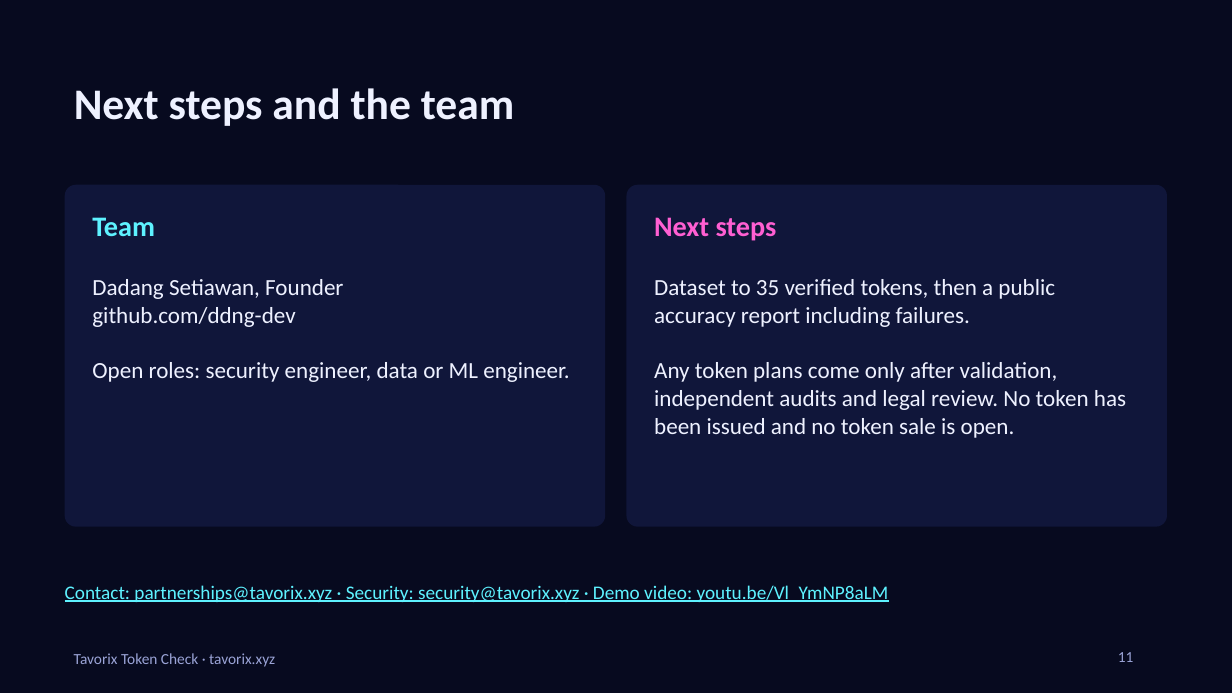
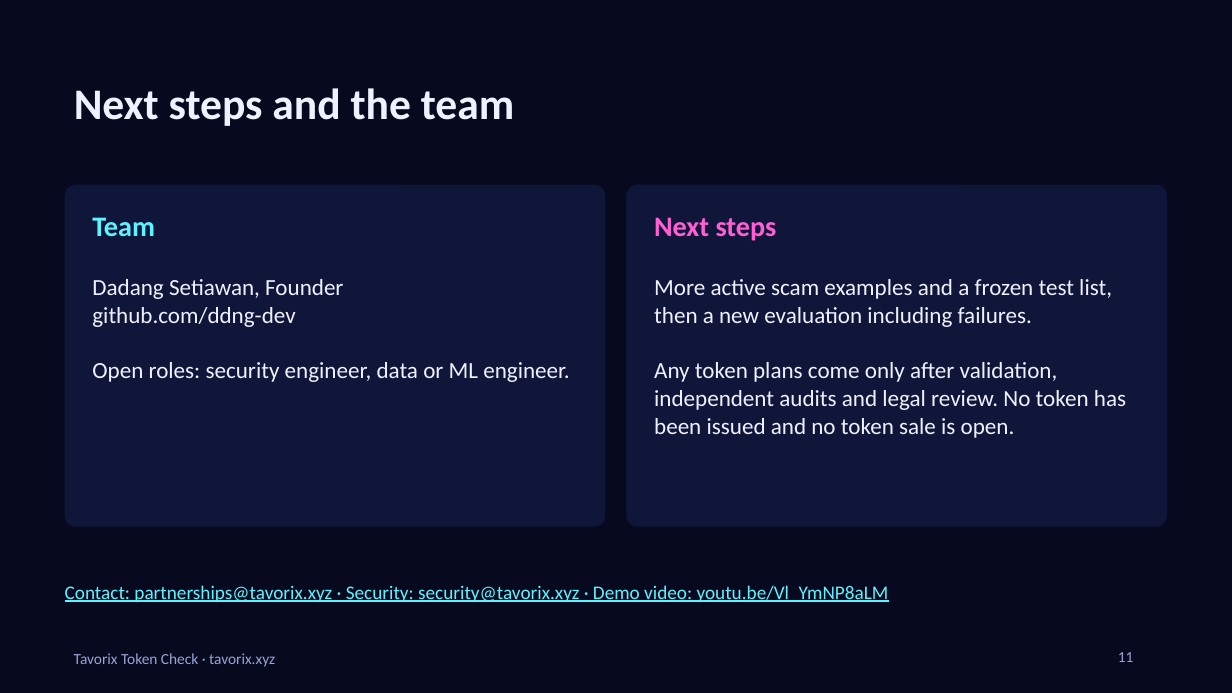
Before and after one commit to tavorix/tavorix, a slide deck: slide 11 of Tavorix-Token-Check-pitch-deck (6).pptx. Drawn at 1232x693 pixels with LibreOffice and Linux fonts; fonts in the diff are those of the drawing. Boxes give left, top, right and bottom in pixels: in the first picture for what was removed or moved away, otherwise in the second. Text is boxed around its words. In the diff, an @@ line names an element or a change of style, - is before the commit and + after.

Commit message:
Update deck: evaluation round 2

```diff
--- a/Tavorix-Token-Check-pitch-deck (6).pptx
+++ b/Tavorix-Token-Check-pitch-deck (6).pptx
@@ text at [654, 279, 1112, 327]: text changed @@
-Dataset to 35 verified tokens, then a public accuracy report including failures.
+More active scam examples and a frozen test list, then a new evaluation including failures.
```
Also in this commit, not shown: 2 other slides changed, 1 other file.
